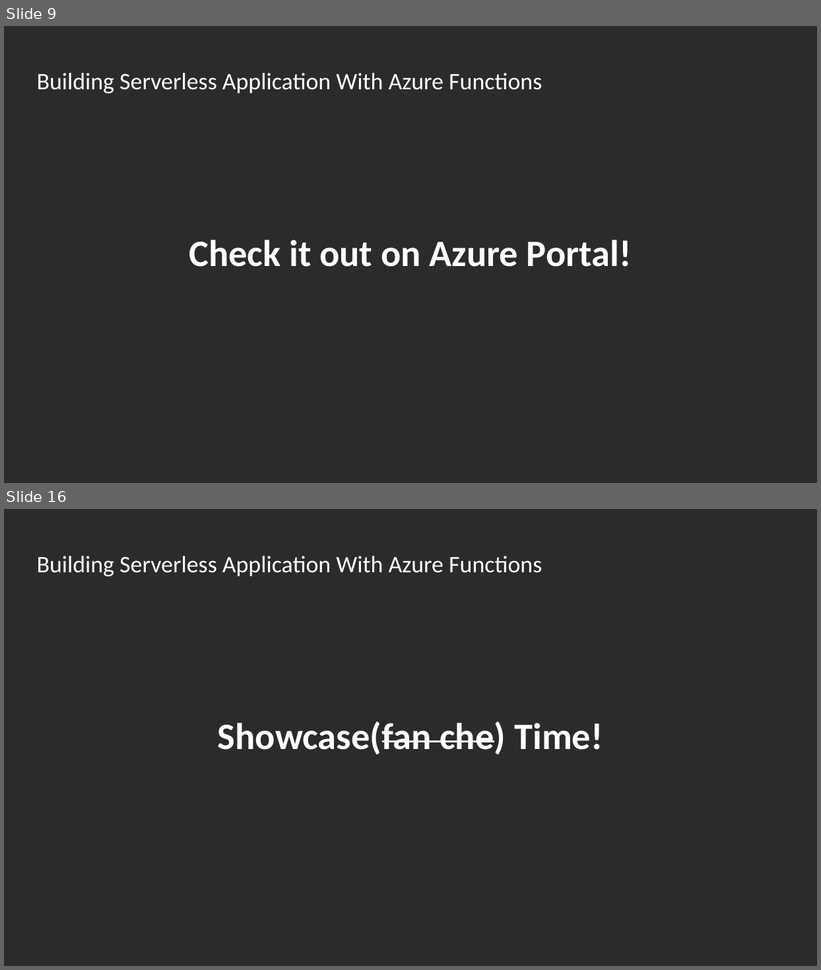
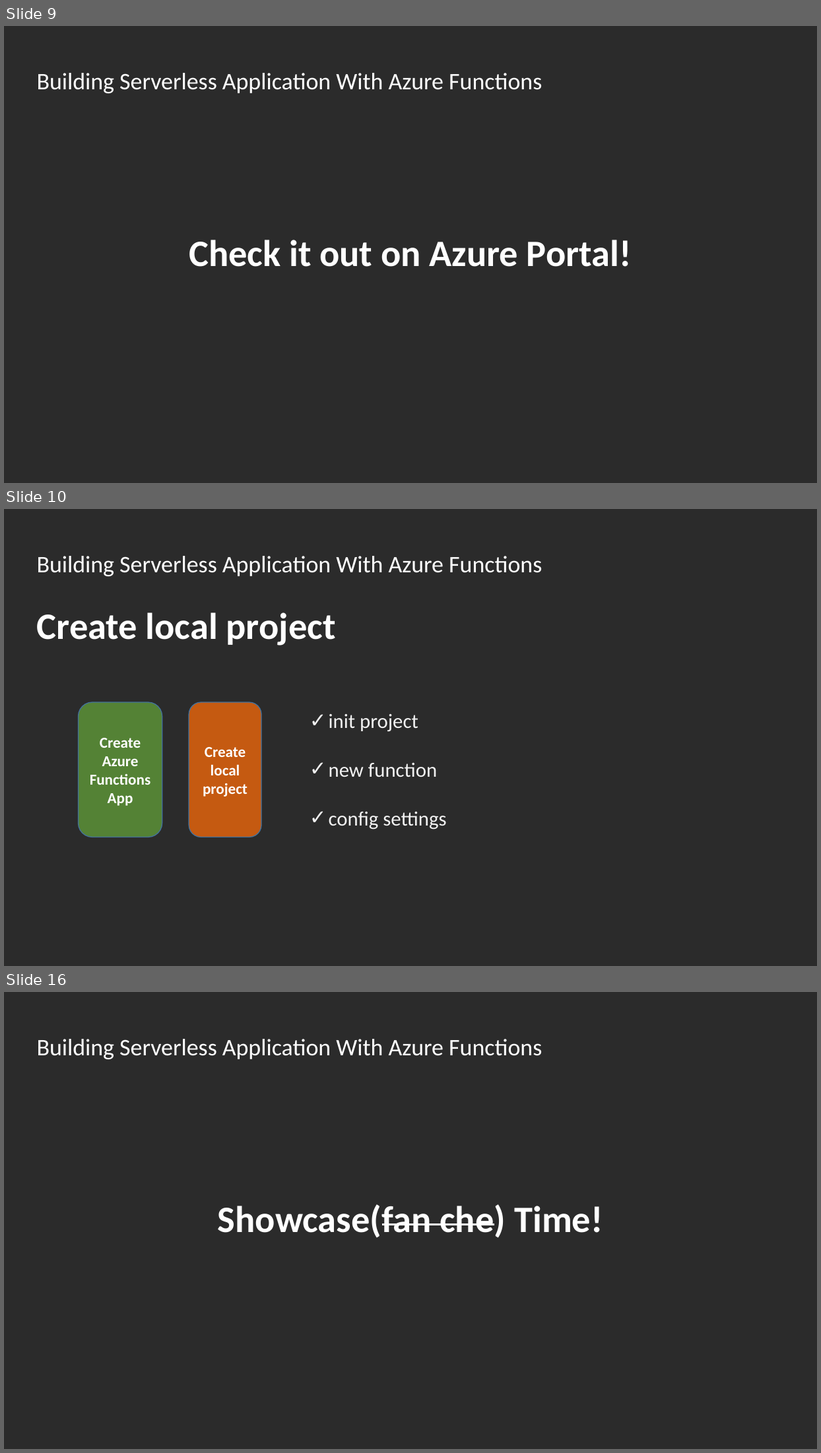
Before and after one commit to Asinta/ServerlessApp_NetconfChina2020, a slide deck: Building Serverless Application With Azure Functions - Li Yu - NetConfChina2020.pptx. Shown one above the other, each under a label of ours: slides 9 and 16 before the commit, slides 9, 10 and 16 after it; the slides between them are not shown. The pictures are 821x970 and 821x1453 pixels, drawn with LibreOffice and Linux fonts; fonts in the diff are those of the drawing; background and template pictures are left out; a plain dark background stands for a picture behind light text. Boxes give left, top, right and bottom in pixels: in the first picture for what was removed or moved away, otherwise in the second. Text is boxed around its words. In the diff, an @@ line names an element or a change of style, - is before the commit and + after.

```diff
--- a/Building Serverless Application With Azure Functions - Li Yu - NetConfChina2020.pptx
+++ b/Building Serverless Application With Azure Functions - Li Yu - NetConfChina2020.pptx
@@ slide 10 added at (4,509,817,966), background picture (left out) @@
@@ text added at (37,556,542,576), 28 pt, text #FFFFFF @@
+Building Serverless Application With Azure Functions
@@ title added at (37,613,336,646), 44 pt, text #FFFFFF, bold @@
+Create local project
@@ rounded rectangle added at (79,702,162,837), fill #548235, outline #43739E 1 pt, 18 pt, text #FFFFFF, bold @@
+Create Azure Functions App
@@ rounded rectangle added at (189,702,261,837), fill #C55A11, outline #43739E 1 pt, 18 pt, text #FFFFFF, bold @@
+Create local project
@@ text added at (329,714,446,830), 24 pt, text #F2F2F2 @@
+✓ init project
+✓ new function
+✓ config settings
```
Also in this commit, not shown: 4 slides changed, 9 other slides added, 7 slides removed.
